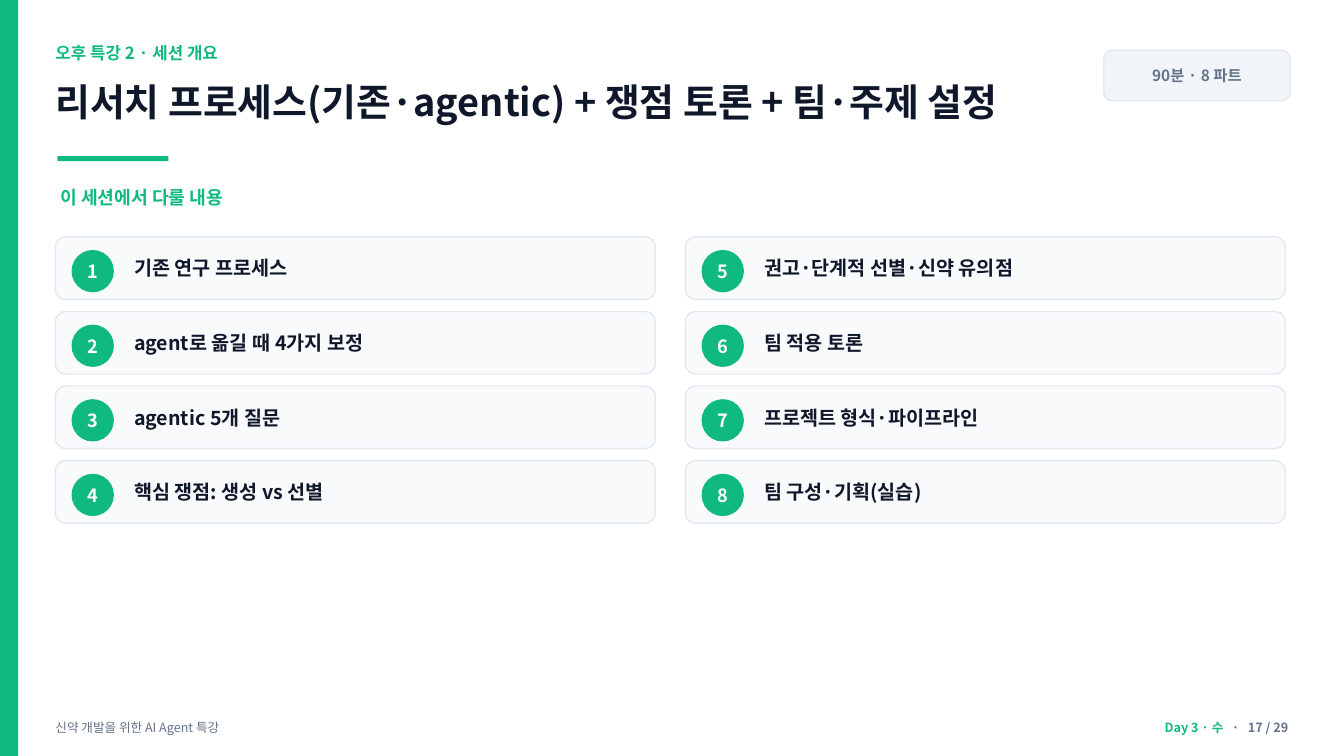
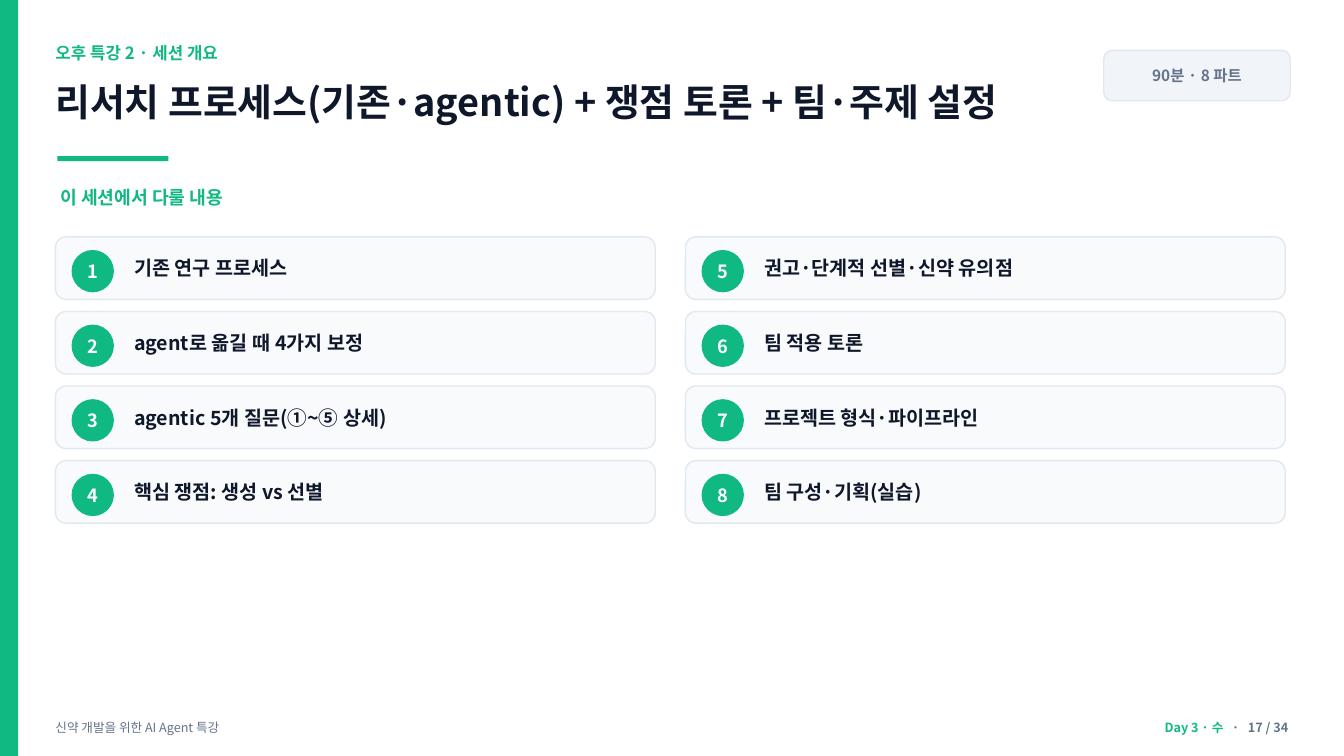
Before and after one commit to jyshin-22/wku-ai-agent-program, a slide deck: slide 17 of slides/day3.pptx. Drawn at 1344x756 pixels with LibreOffice and Linux fonts; fonts in the diff are those of the drawing. Boxes give left, top, right and bottom in pixels: in the first picture for what was removed or moved away, otherwise in the second. Text is boxed around its words. In the diff, an @@ line names an element or a change of style, - is before the commit and + after.

```diff
--- a/slides/day3.pptx
+++ b/slides/day3.pptx
@@ text at [134, 408, 387, 430]: text changed @@
-agentic 5개 질문
+agentic 5개 질문(①~⑤ 상세)
@@ text at [1165, 721, 1288, 735]: text changed @@
-Day 3 · 수 · 17 / 29
+Day 3 · 수 · 17 / 34
```
Also in this commit, not shown: 28 other slides changed, 5 slides added, 6 other files.
